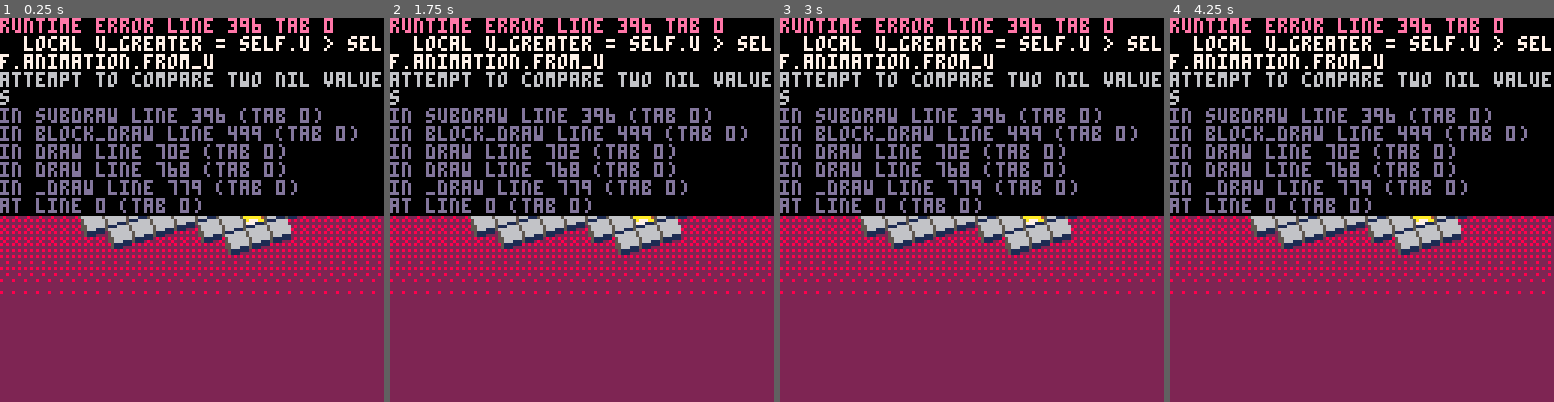
Above: before the commit, frames 1-4 (left to right).
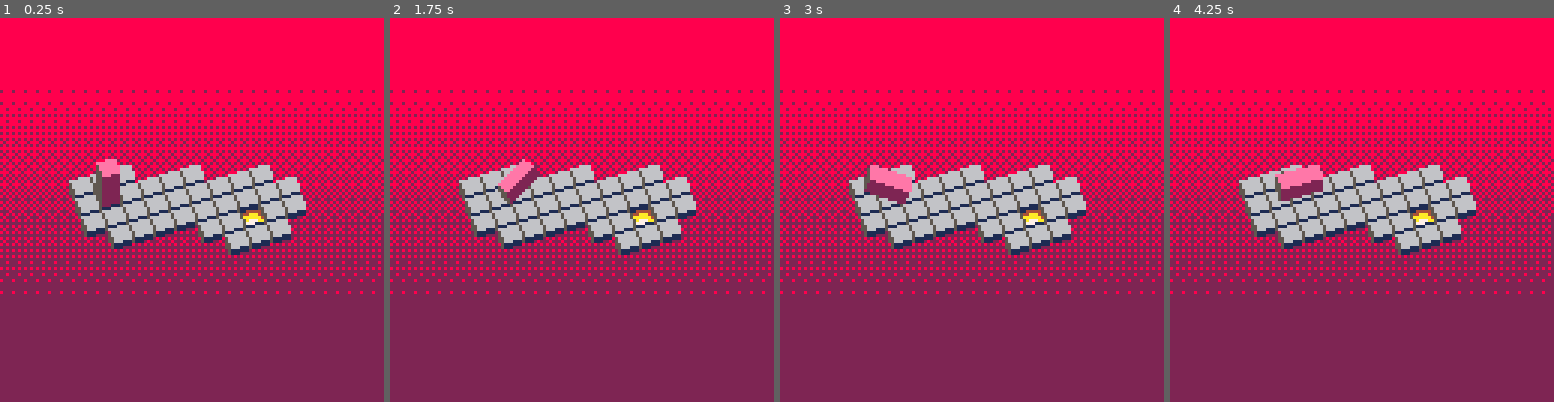
Above: after the commit, the same moments.

Repository: thorny-thorny/pico8-bloxorz
Game: PICO-8 cartridge bloxorz.p8
The game is run twice, just before and just after one commit, with the same random seed, the same clock (stepped at 60 frames per second) and the same inputs.
Inputs:
- Up to frame 1 (0.25 s): no input
- Up to frame 2 (1.75 s): tap O (Z key) at 0.7, 1.7 s; hold Right from 1.6 s (still down)
- Up to frame 3 (3 s): release Right at 2.1 s; tap O (Z key) at 2.1, 2.5, 2.9 s; hold Up 2.15-2.42 s; hold Right from 2.47 s (still down)
- Up to frame 4 (4.25 s): release Right at 3.03 s; hold Left 3.08-3.58 s; tap O (Z key) at 3.3, 3.7, 4.1 s; hold Down 3.63-3.97 s; hold Right from 4.02 s (still down)

The runs differ from the first frame. In frame 1, 52% of the frame differs, in the area x 0-100%, y 0-52%; in frame 2, 52%; in frame 3, 52%; in frame 4, 52%.
Error before the commit: runtime error line 396 tab 0; local u_greater = self.u > self.animation.from_u; attempt to compare two nil values

Commit message:
Refactoring

Diff:
--- a/block.lua
+++ b/block.lua
@@ -1,237 +1,235 @@
-block_side = {
-	z = 0, -- location: [(u, v)]
-	u = 1, -- location: [(u, v), (u+1, v)]
-	v = 2, -- location: [(u, v), (u, v+1)]
-}
-
-falling_animation_delay = 3
-
 function block_create(u, v)
 	local block = {
 		point = make_uv_point(u, v),
 		side = block_side.z,
+		prev_point = nil,
+		prev_side = nil,
 		split_point = nil,
 		split_active = false,
 		updated = false,
 		did_animated_fall = false,
 		animate_falling = block_animate_falling,
+		update = block_update,
 		draw = block_draw,
 		subdraw = block_subdraw,
+		stands_on = block_stands_on,
+		get_points = block_get_points,
+		split = block_split,
 	}
-	block.animation = {
-		cycles_left = 10,
-		frame = 0,
-		from_side = block.side,
-		from_u = block.u,
-		from_v = block.v,
-	}
+
 	return block
 end
 
 function block_animate_falling(self, hole)
-	local du = 0
-	local dv = 0
-	local same = self.side == self.prev_side
-
-	if not same then
-		if hole.u > self.u then
-			du = 1
-		elseif hole.v > self.v then
-			dv = 1
-		elseif
-			hole.u == self.u or
-			hole.v == self.v
-		then
-			if self.u == self.prev_u then
-				self.v += 1
-				dv = -1
-			else
-				self.u += 1
-				du = -1
+	-- local du = 0
+	-- local dv = 0
+	-- local same = self.side == self.prev_side
+
+	-- if not same then
+	-- 	if hole.u > self.u then
+	-- 		du = 1
+	-- 	elseif hole.v > self.v then
+	-- 		dv = 1
+	-- 	elseif
+	-- 		hole.u == self.u or
+	-- 		hole.v == self.v
+	-- 	then
+	-- 		if self.u == self.prev_u then
+	-- 			self.v += 1
+	-- 			dv = -1
+	-- 		else
+	-- 			self.u += 1
+	-- 			du = -1
+	-- 		end
+	-- 	end
+	-- end
+
+	-- self.animation = {
+	-- 	cycles_left = falling_animation_delay,
+	-- 	delay_left = falling_animation_delay,
+	-- 	frame = 0,
+	-- 	from_side = self.side,
+	-- 	from_u = self.u,
+	-- 	from_v = self.v,
+	-- 	falling = true,
+	-- }
+	-- self.side = block_side.z
+	-- self.point.u += du
+	-- self.point.v += dv
+
+	-- if same then
+	-- 	self.animation.cycles_left = 100
+	-- end
+end
+
+function block_get_points(self)
+	local points = {}
+	points[1] = self.point
+
+	if self.split_point ~= nil then
+		points[2] = split_point
+	elseif self.side == block_side.u then
+		points[2] = self.point:by_adding_u(1)
+	elseif self.side == block_side.v then
+		points[2] = self.point:by_adding_v(1)
+	end
+
+	return points
+end
+
+function block_stands_on(self, point, whole)
+	local points = self:get_points()
+	if whole and #points != 1 then
+		return false
+	end
+
+	for i = 1, #points do
+		if points[i]:equals(point) then
+			return true
+		end
+	end
+
+	return false
+end
+
+function block_split(self, u1, v1, u2, v2)
+	-- self.split = true
+	-- self.split_index = 0
+	-- self.side = block_side.z
+	-- self.u = u1
+	-- self.v = v1
+	-- self.u2 = u2
+	-- self.v2 = v2
+end
+
+function block_update(self)
+	if self.animation ~= nil then
+		local animating = self.animation:update()
+		if animating then
+			return
+		else
+			self.animation = nil
+			self.updated = true
+			return
+		end
+	end
+
+
+	-- if self.animation != nil then
+	-- 	if self.animation.frame > 30 then
+	-- 		self.did_animated_fall = true
+	-- 		self.animation = nil
+	-- 		return
+	-- 	elseif self.animation.cycles_left > 0 then
+	-- 		self.animation.cycles_left -= 1
+	-- 		self.animation.frame += 1
+	-- 		return
+	-- 	elseif self.animation.delay_left != nil then
+	-- 		if self.animation.delay_left > 0 then
+	-- 			self.animation.delay_left -= 1
+	-- 			self.animation.frame +=1
+	-- 			return
+	-- 		end
+
+	-- 		local prev_side = self.animation.from_side
+	-- 		local du = self.u - self.animation.from_u
+	-- 		local dv = self.v - self.animation.from_v
+	-- 		self.animation = {
+	-- 			cycles_left = falling_animation_delay,
+	-- 			delay_left = falling_animation_delay,
+	-- 			frame = block.animation.frame,
+	-- 			from_side = block.side,
+	-- 			from_u = block.u-du,
+	-- 			from_v = block.v-dv,
+	-- 			falling = true,
+	-- 		}
+	-- 		self.side = prev_side
+	-- 		return
+	-- 	elseif self.animation.falling == nil then
+	-- 		self.animation = nil
+	-- 		return
+	-- 	end
+	-- end
+
+	local d = make_uv_point(0, 0)
+	local new_side = self.side
+	self.updated = false
+
+	if btnp(⬅️) then
+		d.u = -1
+	elseif btnp(➡️) then
+		d.u = 1
+	elseif btnp(⬆️) then
+		d.v = -1
+	elseif btnp(⬇️) then
+		d.v = 1
+	elseif btnp(🅾️) then
+	-- self.split_active = ~self.split_active
+	end
+
+	if d.u != 0 then
+		if self.split_point != nil then
+			-- self.side = block_side.z
+		elseif self.side == block_side.z then
+			if d.u < 0 then
+					d.u = -2
 			end
-		end
-	end
-
-	self.animation = {
-		cycles_left = falling_animation_delay,
-		delay_left = falling_animation_delay,
-		frame = 0,
-		from_side = self.side,
-		from_u = self.u,
-		from_v = self.v,
-		falling = true,
-	}
-	self.side = block_side.z
-	self.point.u += du
-	self.point.v += dv
-
-	if same then
-		self.animation.cycles_left = 100
-	end
-end
-
-function block_get_points(block)
-	local points = {}
-	points[1] = make_uv_point(block.u, block.v)
-
-	if block.split then
-		points[2] = make_uv_point(block.u2, block.v2)
-	elseif block.side == block_side.u then
-		points[2] = make_uv_point(block.u + 1, block.v)
-	elseif block.side == block_side.v then
-		points[2] = make_uv_point(block.u + 1, block.v + 1)
-	end
-
-	return points
-end
-
-function block_stands_on(block, u, v, whole)
-	local points = block_get_points(block)
-	if whole then
-		if #points != 1 then
-			return false
-		else
-			return points[1].u == u and points[1].v == v
-		end
-	end
-end
-
-function block_split(block, u1, v1, u2, v2)
-	block.split = true
-	block.split_index = 0
-	block.side = block_side.z
-	block.u = u1
-	block.v = v1
-	block.u2 = u2
-	block.v2 = v2
-end
-
-function block_update(block)
-	if block.animation != nil then
-		if block.animation.frame > 30 then
-			block.did_animated_fall = true
-			block.animation = nil
-			return
-		elseif block.animation.cycles_left > 0 then
-			block.animation.cycles_left -= 1
-			block.animation.frame += 1
-			return
-		elseif block.animation.delay_left != nil then
-			if block.animation.delay_left > 0 then
-				block.animation.delay_left -= 1
-				block.animation.frame +=1
-				return
+			new_side = block_side.u
+		elseif self.side == block_side.u then
+			if d.u > 0 then
+				d.u = 2
 			end
-
-			local prev_side = block.animation.from_side
-			local du = block.u - block.animation.from_u
-			local dv = block.v - block.animation.from_v
-			block.animation = {
-				cycles_left = falling_animation_delay,
-				delay_left = falling_animation_delay,
-				frame = block.animation.frame,
-				from_side = block.side,
-				from_u = block.u-du,
-				from_v = block.v-dv,
-				falling = true,
-			}
-			block.side = prev_side
-			return
-		elseif block.animation.falling == nil then
-			block.animation = nil
-			return
-		end
-	end
-
-	local du = 0
-	local dv = 0
-	block.updated = false
-
- if btnp(⬅️) then
- 	du = -1
- elseif btnp(➡️) then
- 	du = 1
- elseif btnp(⬆️) then
- 	dv = -1
- elseif btnp(⬇️) then
- 	dv = 1
- elseif btnp(🅾️) then
-  block.split_index = 1 - block.split_index
- end
-
- if du != 0 or dv != 0 then
- 	block.animation = {
- 		cycles_left = 1,
- 		frame = 0,
- 		from_side = block.side,
- 		from_u = block.u,
- 		from_v = block.v,
- 	}
- 	block.prev_u = block.u
- 	block.prev_v = block.v
- 	block.prev_side = block.side
- end
-
-	if du != 0 then
-	 if block.split then
-	 	block.side = block_side.z
-		elseif block.side == block_side.z then
-			if du < 0 then du = -2 end
-			block.side = block_side.u
-		elseif block.side == block_side.u then
-			if du > 0 then du = 2 end
-			block.side = block_side.z
-		end
-
-		if
-			block.split and
-			block.split_index == 1
-		then
-			block.u2 += du
-		else
-			block.u += du
-		end
-		block.updated = true
-	elseif dv != 0 then
-	 if block.split then
-	  block.side = block_side.z
-		elseif block.side == block_side.z then
-			if dv < 0 then dv = -2 end
-			block.side = block_side.v
-		elseif block.side == block_side.v then
-			if dv > 0 then dv = 2 end
-			block.side = block_side.z
-		end
-
-		if
-			block.split and
-			block.split_index == 1
-		then
-			block.v2 += dv
-		else
-			block.v += dv
-		end
-		block.updated = true
-	end
-
-	if block.split then
-		local touch_u =
-			abs(block.u-block.u2) == 1 and
-			block.v == block.v2
-		local touch_v =
-			abs(block.v-block.v2) == 1 and
-			block.u == block.u2
-		if touch_u or touch_v then
-			block.split = false
-			if touch_u then
-				block.side = block_side.u
-				block.u = min(block.u, block.u2)
-			else
-				block.side = block_side.v
-				block.v = min(block.v, block.v2)
+			new_side = block_side.z
+		end
+	elseif d.v != 0 then
+		if self.split_point != nil then
+			-- self.side = block_side.z
+		elseif self.side == block_side.z then
+			if d.v < 0 then
+				d.v = -2
 			end
-		end
-	end
+			new_side = block_side.v
+		elseif self.side == block_side.v then
+			if d.v > 0 then
+				d.v = 2
+			end
+			new_side = block_side.z
+		end
+	end
+
+	if not d:is_zero() then
+		local point = self.point
+		if self.split_point != nil and self.split_active == 1 then
+			-- point = self.split_point
+		end
+
+		self.prev_point = self.point
+		self.prev_side = self.side
+
+		self.point = point:by_adding_point(d)
+		self.side = new_side
+
+		-- self.animation = make_block_transition_animation(self.prev_point, self.prev_side, self.point, self.side)
+		self.animation = make_block_fall_animation(self.prev_point, self.prev_side, self.point, self.side)
+	end
+
+	-- if self.split_point != nil then
+	-- 	local touches_u = self.point:touches_point_by_u(self.split_point)
+	-- 	local touches_v = self.point:touches_point_by_v(self.split_point)
+
+	-- 	if touches_u or touches_v then
+	-- 		self.split = false
+	-- 		self.updated = true
+
+	-- 		if touches_u then
+	-- 			self.side = block_side.u
+	-- 			self.point.u = min(self.point.u, self.split_point.u)
+	-- 		else
+	-- 			self.side = block_side.v
+	-- 			self.point.v = min(self.point.v, self.split_point.v)
+	-- 		end
+	-- 	end
+	-- end
 end
 
 function block_subdraw(self, draw_split)
@@ -240,115 +238,71 @@
 		point = self.split_point
 	end
 
-	local p = make_xy_point(
-		uvtox(point.u, point.v),
-		uvtoy(point.u, point.v)
-	)
-
-	local sprite = 0
+	local p = tile_point_to_xy(point)
+	local side = self.side
+	local sprite = nil
 	local thin = false
 
-	if
-		self.animation ~= nil and
-		self.animation.cycles_left > 0
-	then
-		local z_to_u = self.side == block_side.u and self.animation.from_side == block_side.z
-		local z_to_v = self.side == block_side.v and self.animation.from_side == block_side.z
-		local u_to_z = self.side == block_side.z and self.animation.from_side == block_side.u
-		local v_to_z = self.side == block_side.z and self.animation.from_side == block_side.v
-		local v_to_v = self.side == block_side.v and self.animation.from_side == block_side.v
-		local u_to_u = self.side == block_side.u and self.animation.from_side == block_side.u
-		local z_to_z = self.side == block_side.z and self.animation.from_side == block_side.z
-
-		local u_greater = self.u > self.animation.from_u
-		local v_greater = self.v > self.animation.from_v
-
-		if z_to_u and u_greater then
-			sprite = 70
-			p:add(-3, -8)
-		elseif z_to_u and not u_greater then
-			sprite = 72
-			p:add(3, -13)
-		elseif u_to_z and not u_greater then
-			sprite = 70
-			p:add(4, -10)
-		elseif u_to_z and u_greater then
-			sprite = 72
-			p:add(-11, -9)
-		elseif z_to_v and v_greater then
-			sprite = 74
-			p:add(0, -10)
-		elseif z_to_v and not v_greater then
-			sprite = 76
-			p:add(-4, -2)
-		elseif v_to_z and not v_greater then
-			sprite = 74
-			p:add(2, -4)
-		elseif v_to_z and v_greater then
-			sprite = 76
-			p:add(-7, -13)
-		elseif v_to_v and u_greater then
-			sprite = 78
-			p:add(-5, -3)
-		elseif v_to_v and not u_greater then
-			sprite = 78
-			p:add(2, -5)
-		elseif u_to_u and v_greater then
-			sprite = 96
-			p:add(0, -14)
-		elseif u_to_u and not v_greater then
-			sprite = 96
-			p:add(0, -10)
-		elseif z_to_z then
-			p:add(0, -self.animation.cycles_left * 10)
-		end
-	end
-
-	if
-		self.animation ~= nil and
-		self.animation.falling ~= nil and
- 		self.animation.from_side ~= self.side
-	then
-		local dup = make_xy_point(uvtox(1, 0) - uvtox(0, 0), uvtoy(1, 0) - uvtoy(0, 0))
-		local dvp = make_xy_point(uvtox(0, 1) - uvtox(0, 0), uvtoy(0, 1) - uvtoy(0, 0))
-		local d = make_uv_point(self.u - self.animation.from_u, self.v - self.animation.from_v)
-
-		if self.animation.cycles_left == 0 then
-			if self.side == block_side.u then
-				p:add(-dup.x / 2, 0)
-			elseif self.side == block_side.v then
-				p:add(0, -dvp.y/2)
-			end
-		end
-
-		if self.animation.cycles_left > 0 then
-			if self.side == block_side.z then
-				p:add(dup.x * d.u + dvp.x * d.v, dup.y * d.u + dvp.y * d.v)
-			end
-			if self.side == block_side.u and d.u < 0 then
-				p:add(-dup.x, 0)
-			end
-			if self.side == block_side.v and d.v < 0 then
- 				p:add(0, -dvp.y)
-			end
-		end
-
-		p:add(0, self.animation.frame * 4)
-	end
-
-	if sprite == 0 then
+	if self.animation ~= nil then
+		local state = self.animation:get_state()
+		if state.side ~= nil then
+			side = state.side
+		end
+
+		if state.sprite ~= nil then
+			sprite = state.sprite
+		end
+
+		if state.d ~= nil then
+			p:add_point(state.d)
+		end
+	end
+
+	-- if
+	-- 	self.animation ~= nil and
+	-- 	self.animation.falling ~= nil and
+ 	-- 	self.animation.from_side ~= self.side
+	-- then
+	-- 	local dup = make_xy_point(uvtox(1, 0) - uvtox(0, 0), uvtoy(1, 0) - uvtoy(0, 0))
+	-- 	local dvp = make_xy_point(uvtox(0, 1) - uvtox(0, 0), uvtoy(0, 1) - uvtoy(0, 0))
+	-- 	local d = make_uv_point(self.u - self.animation.from_u, self.v - self.animation.from_v)
+
+	-- 	if self.animation.cycles_left == 0 then
+	-- 		if self.side == block_side.u then
+	-- 			p:add(-dup.x / 2, 0)
+	-- 		elseif self.side == block_side.v then
+	-- 			p:add(0, -dvp.y/2)
+	-- 		end
+	-- 	end
+
+	-- 	if self.animation.cycles_left > 0 then
+	-- 		if self.side == block_side.z then
+	-- 			p:add(dup.x * d.u + dvp.x * d.v, dup.y * d.u + dvp.y * d.v)
+	-- 		end
+	-- 		if self.side == block_side.u and d.u < 0 then
+	-- 			p:add(-dup.x, 0)
+	-- 		end
+	-- 		if self.side == block_side.v and d.v < 0 then
+ 	-- 			p:add(0, -dvp.y)
+	-- 		end
+	-- 	end
+
+	-- 	p:add(0, self.animation.frame * 4)
+	-- end
+
+	if sprite == nil then
 		if self.split_point ~= nil then
 			sprite = 69
 			p:add(0, -10)
 			thin = true
-		elseif self.side == block_side.u then
+		elseif side == block_side.u then
 			sprite = 64
 			p:add(0, -10)
-		elseif self.side == block_side.z then
+		elseif side == block_side.z then
 			sprite = 66
 			p:add(0, -10)
 			thin = true
-		elseif self.side == block_side.v then
+		elseif side == block_side.v then
 			sprite = 67
 			p:add(-6, -4)
 		end
--- /dev/null
+++ b/block_animations.lua
@@ -0,0 +1,167 @@
+block_side = {
+	z = 0, -- location: [(u, v)]
+	u = 1, -- location: [(u, v), (u + 1, v)]
+	v = 2, -- location: [(u, v), (u, v + 1)]
+}
+
+-- falling_animation_delay = 3
+
+function block_transition(from_point, from_side, to_point, to_side)
+  local sprite = nil
+  local d = make_xy_point(0, 0)
+
+  local z_to_u = to_side == block_side.u and from_side == block_side.z
+  local z_to_v = to_side == block_side.v and from_side == block_side.z
+  local u_to_z = to_side == block_side.z and from_side == block_side.u
+  local v_to_z = to_side == block_side.z and from_side == block_side.v
+  local v_to_v = to_side == block_side.v and from_side == block_side.v
+  local u_to_u = to_side == block_side.u and from_side == block_side.u
+  local z_to_z = to_side == block_side.z and from_side == block_side.z
+
+  local u_greater = to_point.u > from_point.u
+  local v_greater = to_point.v > from_point.v
+
+  if z_to_u and u_greater then
+    sprite = 70
+    d:add(-3, -8)
+  elseif z_to_u and not u_greater then
+    sprite = 72
+    d:add(3, -13)
+  elseif u_to_z and not u_greater then
+    sprite = 70
+    d:add(4, -10)
+  elseif u_to_z and u_greater then
+    sprite = 72
+    d:add(-11, -9)
+  elseif z_to_v and v_greater then
+    sprite = 74
+    d:add(0, -10)
+  elseif z_to_v and not v_greater then
+    sprite = 76
+    d:add(-4, -2)
+  elseif v_to_z and not v_greater then
+    sprite = 74
+    d:add(2, -4)
+  elseif v_to_z and v_greater then
+    sprite = 76
+    d:add(-7, -13)
+  elseif v_to_v and u_greater then
+    sprite = 78
+    d:add(-5, -3)
+  elseif v_to_v and not u_greater then
+    sprite = 78
+    d:add(2, -5)
+  elseif u_to_u and v_greater then
+    sprite = 96
+    d:add(0, -14)
+  elseif u_to_u and not v_greater then
+    sprite = 96
+    d:add(0, -10)
+  end
+
+  return {
+    d = d,
+    sprite = sprite,
+  }
+end
+
+function make_block_transition_animation(from_point, from_side, to_point, to_side)
+  local animation = {
+    from_point = from_point,
+    from_side = from_side,
+    to_point = to_point,
+    to_side = to_side,
+    frames_left = 1,
+    update = block_transition_animation_update,
+    get_state = block_transition_animation_get_state,
+  }
+
+  return animation
+end
+
+function block_transition_animation_update(self)
+  if self.frames_left == 0 then
+    return false
+  else
+    self.frames_left -= 1
+    return true
+  end
+end
+
+function block_transition_animation_get_state(self)
+  return block_transition(self.from_point, self.from_side, self.to_point, self.to_side)
+end
+
+function make_block_fall_animation(from_point, from_side, to_point, to_side)
+  local animation = {
+    from_point = from_point,
+    from_side = from_side,
+    to_point = to_point,
+    to_side = to_side,
+    frames_left = 1,
+    frame = 0,
+    update = block_fall_animation_update,
+    get_state = block_fall_animation_get_state,
+  }
+
+  return animation
+end
+
+function block_fall_animation_update(self)
+  -- if self.frames_left == 0 then
+  --   return false
+  -- else
+  --   self.frames_left -= 1
+  --   return true
+  -- end
+  self.frame += 1
+  return true
+end
+
+function block_fall_animation_get_state(self)
+  local step = flr(self.frame / 15) % 4
+  local zero = tile_point_to_xy(make_uv_point(0, 0))
+  local du_xy = tile_point_to_xy(make_uv_point(1, 0))
+  local dv_xy = tile_point_to_xy(make_uv_point(0, 1))
+  local dup = make_xy_point(du_xy.x - zero.x, du_xy.y - zero.y)
+  local dvp = make_xy_point(dv_xy.x - zero.x, dv_xy.y - zero.y)
+    -- local d = make_uv_point(self.u - self.animation.from_u, self.v - self.animation.from_v)
+  local d = make_xy_point(0, 0)
+
+	-- 	if self.animation.cycles_left == 0 then
+	-- 		if self.side == block_side.u then
+	-- 			p:add(-dup.x / 2, 0)
+	-- 		elseif self.side == block_side.v then
+	-- 			p:add(0, -dvp.y/2)
+	-- 		end
+	-- 	end
+
+	-- 	if self.animation.cycles_left > 0 then
+	-- 		if self.side == block_side.z then
+	-- 			p:add(dup.x * d.u + dvp.x * d.v, dup.y * d.u + dvp.y * d.v)
+	-- 		end
+	-- 		if self.side == block_side.u and d.u < 0 then
+	-- 			p:add(-dup.x, 0)
+	-- 		end
+	-- 		if self.side == block_side.v and d.v < 0 then
+ 	-- 			p:add(0, -dvp.y)
+	-- 		end
+	-- 	end
+
+	-- 	p:add(0, self.animation.frame * 4)
+
+  if step == 0 then
+    return block_transition(self.from_point, self.from_side, self.to_point, self.to_side)
+  elseif step == 1 then
+    d:add(-dup.x / 2, 0)
+    return {
+      d = d,
+    }
+  elseif step == 2 then
+    return block_transition(self.from_point, self.to_side, self.to_point, self.from_side)
+  elseif step == 3 then
+    return {
+      side = self.from_side,
+    }
+  end
+end
--- a/bloxorz.p8
+++ b/bloxorz.p8
@@ -1,8 +1,10 @@
 pico-8 cartridge // http://www.pico-8.com
 version 30
 __lua__
+#include tiles.lua
 #include point.lua
 #include sprites.lua
+#include block_animations.lua
 #include block.lua
 #include level.lua
 #include game.lua
--- a/level.lua
+++ b/level.lua
@@ -92,7 +92,7 @@
 		end
 	end
 
-	block_split(self.block, point1.u, point1.v, point2.u, point2.v)
+	self.block:split(self.block, point1.u, point1.v, point2.u, point2.v)
 end
 
 function level_platform_state(self, sprite)
@@ -113,15 +113,15 @@
 end
 
 function level_update(self)
-	block_update(self.block)
+	self.block:update()
 	if self.block.animation then
 		return
 	end
 
-	if block_stands_on(self.block, self.finish.u, self.finish.v, true) then
+	if self.block:stands_on(self.finish, true) then
 		self.finished = true
 	else
-		local points = block_get_points(self.block)
+		local points = self.block:get_points()
 		local died = false
 		local hole = nil
 		for i = 1, #points do
@@ -195,7 +195,7 @@
  	end
  end
 
- block_draw(self.block)
+ self.block:draw()
 
  for u = map_width_tiles - 1, 0, -1 do
   for v = 0, map_height_tiles - 1 do
@@ -228,7 +228,8 @@
 		end
 
 		if sprite > 0 then
-		 	spr(sprite, uvtox(u, v), uvtoy(u, v))
-		end
-	end
-end
+			local point = tile_point_to_xy(make_uv_point(u, v))
+		 	spr(sprite, point.x, point.y)
+		end
+	end
+end
--- a/point.lua
+++ b/point.lua
@@ -3,6 +3,7 @@
     x = x,
     y = y,
     add = xy_point_add,
+    add_point = xy_point_add_point,
   }
 end
 
@@ -11,12 +12,28 @@
   self.y += y
 end
 
+function xy_point_add_point(self, point)
+  self.x += point.x
+  self.y += point.y
+end
+
 function make_uv_point(u, v)
   return {
     u = u,
     v = v,
+    equals = uv_point_equals,
     in_bounds = uv_point_in_bounds,
+    by_adding_u = uv_point_by_adding_u,
+    by_adding_v = uv_point_by_adding_v,
+    by_adding_point = uv_point_by_adding_point,
+    is_zero = uv_point_is_zero,
+    touches_point_by_u = uv_point_touches_point_by_u,
+    touches_point_by_v = uv_point_touches_point_by_v,
   }
+end
+
+function uv_point_equals(self, point)
+  return self.u == point.u and self.v == point.v
 end
 
 function uv_point_in_bounds(self, umin, vmin, umax, vmax)
@@ -26,3 +43,27 @@
     self.v >= vmin and
     self.v <= vmax
 end
+
+function uv_point_by_adding_u(self, du)
+  return make_uv_point(self.u + du, self.v)
+end
+
+function uv_point_by_adding_v(self, dv)
+  return make_uv_point(self.u, self.v + dv)
+end
+
+function uv_point_by_adding_point(self, point)
+  return make_uv_point(self.u + point.u, self.v + point.v)
+end
+
+function uv_point_is_zero(self)
+  return self.u == 0 and self.v == 0
+end
+
+function uv_point_touches_point_by_u(self, point)
+  return abs(self.u - point.u) == 1 and self.v == point.v
+end
+
+function uv_point_touches_point_by_v(self, point)
+  return abs(self.v - point.v) == 1 and self.u == point.u
+end
--- a/sprites.lua
+++ b/sprites.lua
@@ -1,8 +1,3 @@
-x0 = -2
-y0 = 15
-map_width_tiles = 16
-map_height_tiles = 10
-
 sprite_type = {
 	start = 0b0001,
 	finish = 0b0010,
@@ -19,14 +14,6 @@
 	portal_half = 0b1101,
 	portal_target=0b1110,
 }
-
-function uvtox(u, v)
- return x0+7*u+2*v
-end
-
-function uvtoy(u, v)
- return y0+2*(16-u)+6*v
-end
 
 function get_sprite_type(sprite)
 	return fget(sprite) & 0b1111
--- /dev/null
+++ b/tiles.lua
@@ -0,0 +1,9 @@
+map_width_tiles = 16
+map_height_tiles = 10
+
+function tile_point_to_xy(point)
+  return make_xy_point(
+    -2 + 7 * point.u + 2 * point.v,
+    15 + 2 * (16 - point.u) + 6 * point.v
+  )
+end
